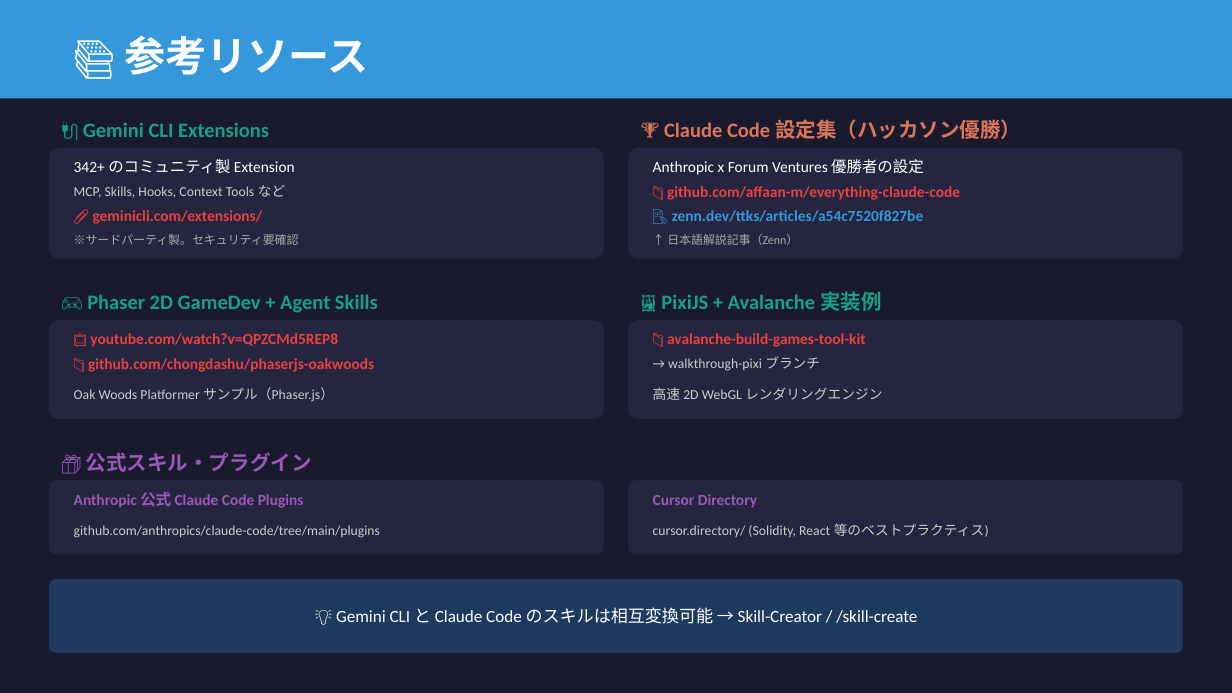
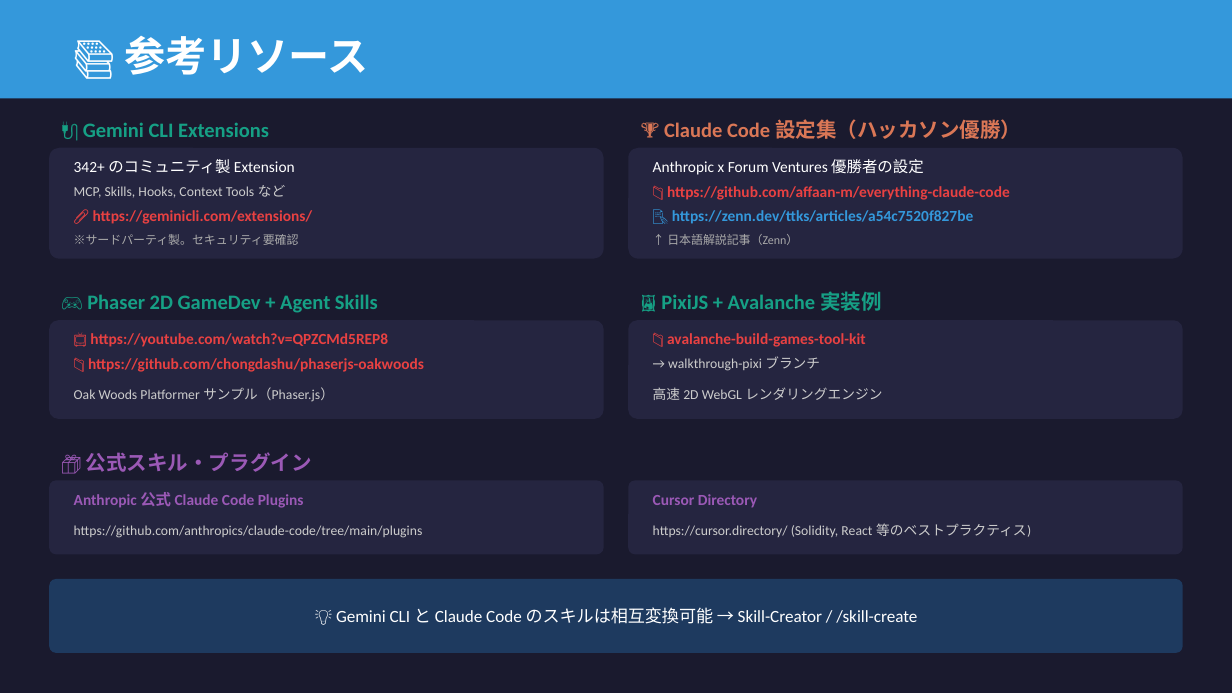
Before and after one commit to CobaltSato/avalanche-build-games-tool-kit, a slide deck: slide 29 of docs/hands-on/avalanche-ai-handson-demo.pptx. Drawn at 1232x693 pixels with LibreOffice and Linux fonts; fonts in the diff are those of the drawing. Boxes give left, top, right and bottom in pixels: in the first picture for what was removed or moved away, otherwise in the second. Text is boxed around its words. In the diff, an @@ line names an element or a change of style, - is before the commit and + after.

```diff
--- a/docs/hands-on/avalanche-ai-handson-demo.pptx
+++ b/docs/hands-on/avalanche-ai-handson-demo.pptx
@@ text at (667,186,1010,200): text changed @@
-📁 github.com/affaan-m/everything-claude-code
+📁 https://github.com/affaan-m/everything-claude-code
@@ text at (93,210,313,224): text changed @@
-📎 geminicli.com/extensions/
+📎 https://geminicli.com/extensions/
@@ text at (672,210,974,224): text changed @@
-📝 zenn.dev/ttks/articles/a54c7520f827be
+📝 https://zenn.dev/ttks/articles/a54c7520f827be
@@ text at (88,358,424,372): text changed @@
-📁 github.com/chongdashu/phaserjs-oakwoods
+📁 https://github.com/chongdashu/phaserjs-oakwoods
@@ text at (90,333,388,347): text changed @@
-📺 youtube.com/watch?v=QPZCMd5REP8
+📺 https://youtube.com/watch?v=QPZCMd5REP8
@@ text at (74,525,423,538): text changed @@
-github.com/anthropics/claude-code/tree/main/plugins
+https://github.com/anthropics/claude-code/tree/main/plugins
@@ text at (653,523,1031,537): text changed @@
-cursor.directory/ (Solidity, React 等のベストプラクティス)
+https://cursor.directory/ (Solidity, React 等のベストプラクティス)
```
Also in this commit, not shown: 4 other slides changed.
